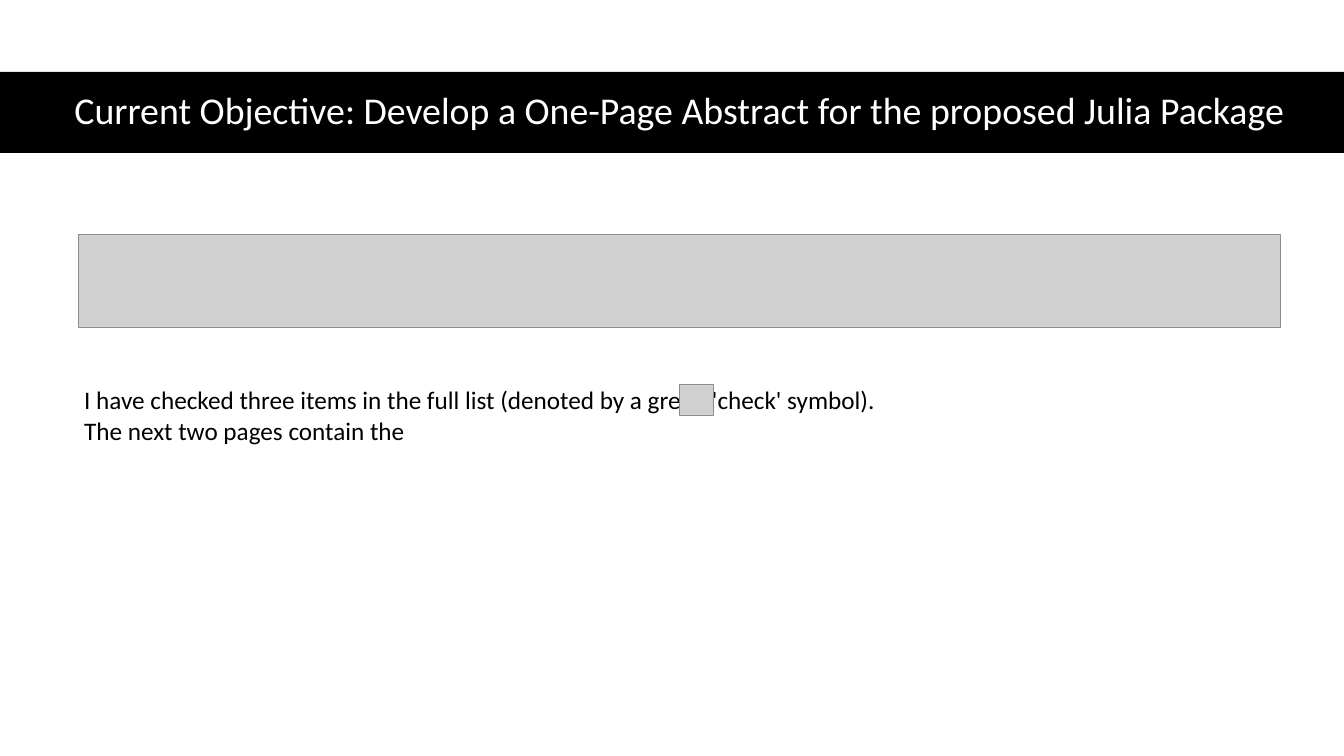
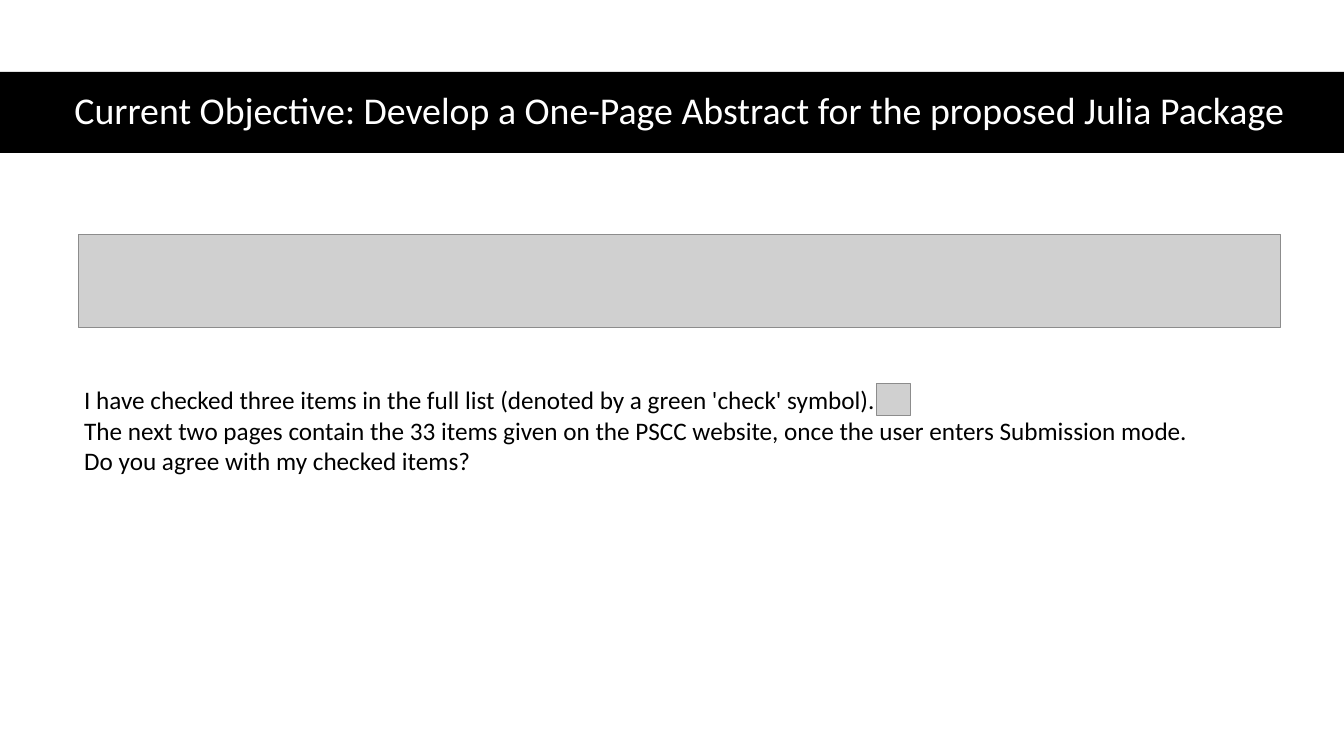
Before and after one commit to Realife-Brahmin/OriginalDocsHub, a slide deck: slide 3 of ee521/plan_for_ee521_in_julia/ee521_julia_plan.pptx. Drawn at 1344x756 pixels with LibreOffice and Linux fonts; fonts in the diff are those of the drawing; grey boxes stand for pictures. Boxes give left, top, right and bottom in pixels: in the first picture for what was removed or moved away, otherwise in the second. Text is boxed around its words. In the diff, an @@ line names an element or a change of style, - is before the commit and + after.

```diff
--- a/ee521/plan_for_ee521_in_julia/ee521_julia_plan.pptx
+++ b/ee521/plan_for_ee521_in_julia/ee521_julia_plan.pptx
@@ picture moved from (x1=680, y1=384, x2=713, y2=415) to (x1=877, y1=384, x2=910, y2=415) @@
@@ text at (x1=84, y1=422, x2=1186, y2=475): text changed @@
-The next two pages contain the
+The next two pages contain the 33 items given on the PSCC website, once the user enters Submission mode.
+Do you agree with my checked items?
```
Also in this commit, not shown: 1 other slide changed.
